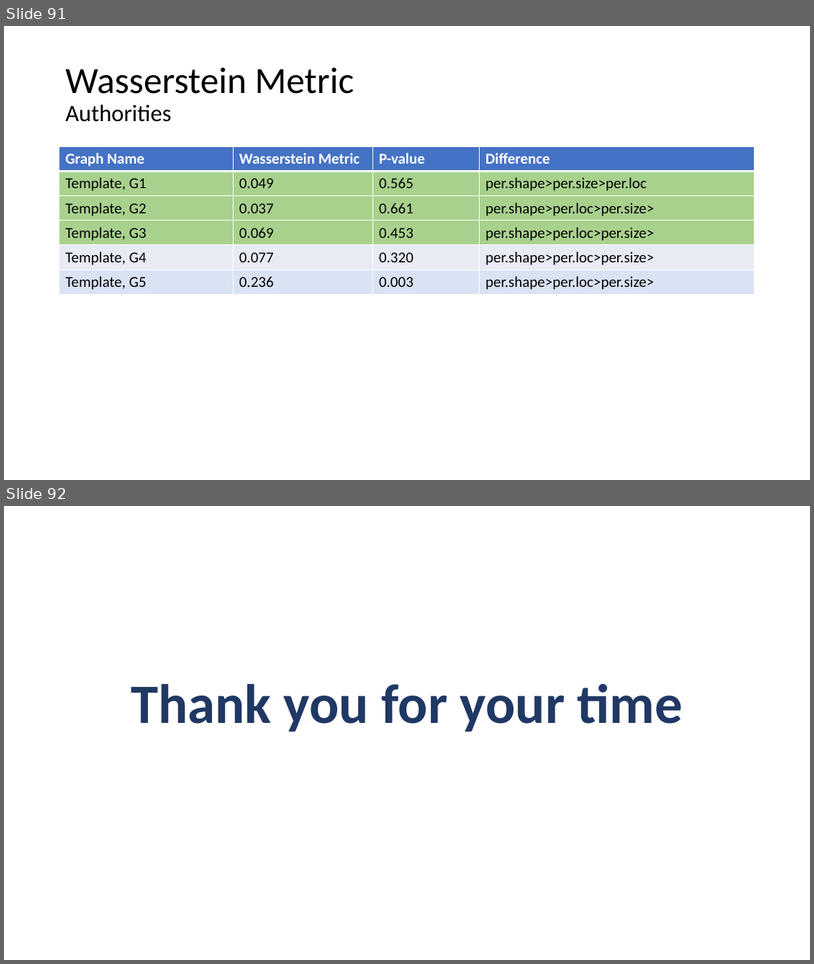
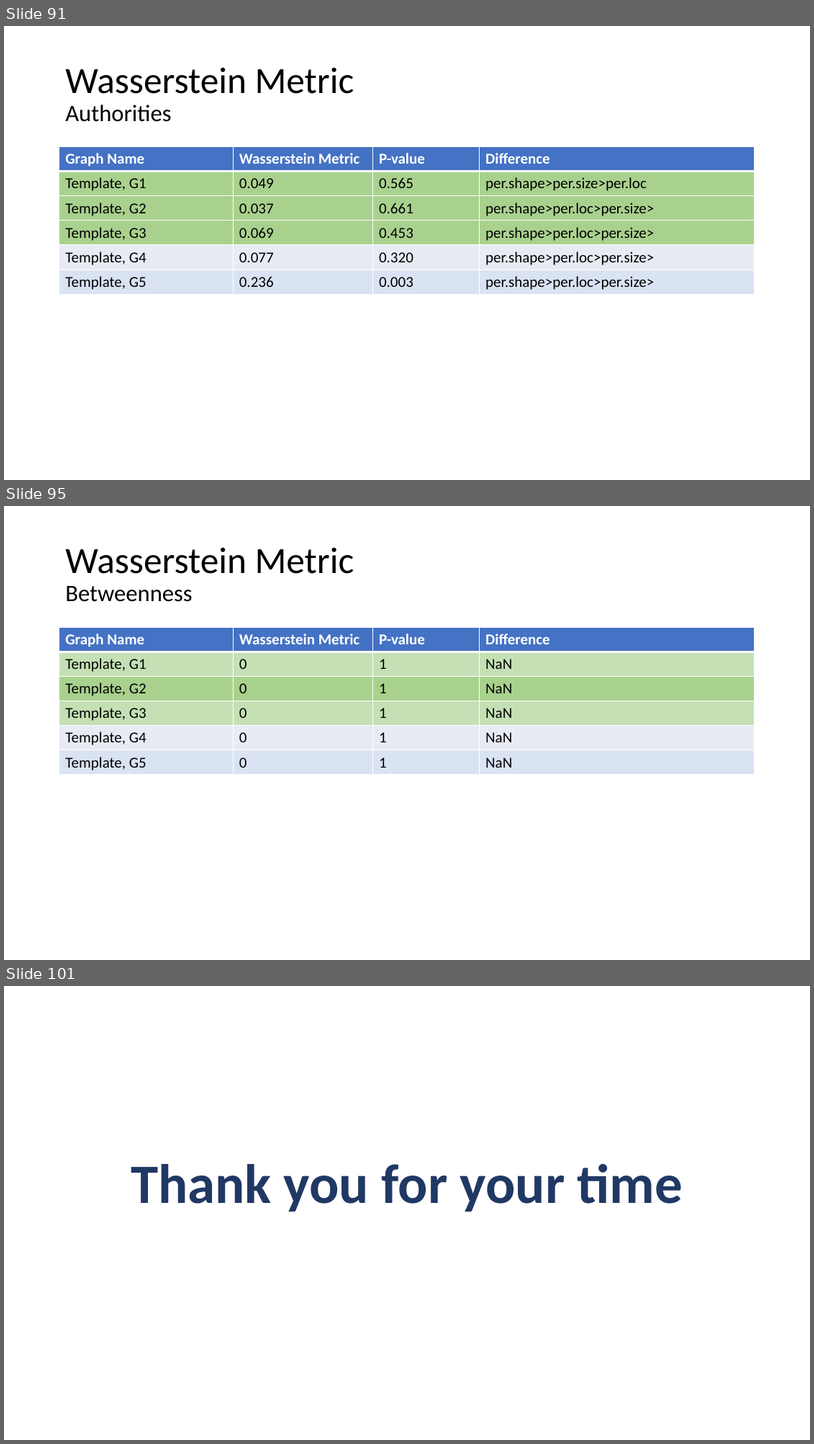
Before and after one commit to AtrayeeNeog/Visualization_2019-20, a slide deck: Documentation/Presentation/Project_Presentation_v2.pptx. Shown one above the other, each under a label of ours: slides 91 and 92 before the commit, slides 91, 95 and 101 after it; the slides between them are not shown. The pictures are 814x964 and 814x1444 pixels, drawn with LibreOffice and Linux fonts; fonts in the diff are those of the drawing. Boxes give left, top, right and bottom in pixels: in the first picture for what was removed or moved away, otherwise in the second. Text is boxed around its words. In the diff, an @@ line names an element or a change of style, - is before the commit and + after.

```diff
--- a/Documentation/Presentation/Project_Presentation_v2.pptx
+++ b/Documentation/Presentation/Project_Presentation_v2.pptx
@@ slide 95 added at (x1=4, y1=506, x2=810, y2=960), background #FFFFFF @@
@@ title added at (x1=65, y1=547, x2=355, y2=602), 44 pt, text #000000 @@
+Wasserstein Metric
+Betweenness
@@ table added at (x1=59, y1=628, x2=756, y2=775), 6 rows, 4 columns @@
+Graph Name | Wasserstein Metric | P-value | Difference
+Template, G1 | 0 | 1 | NaN
+Template, G2 | 0 | 1 | NaN
+Template, G3 | 0 | 1 | NaN
+Template, G4 | 0 | 1 | NaN
+Template, G5 | 0 | 1 | NaN
@@ what was slide 92 is now slide 101 @@
```
Also in this commit, not shown: 8 other slides added.
